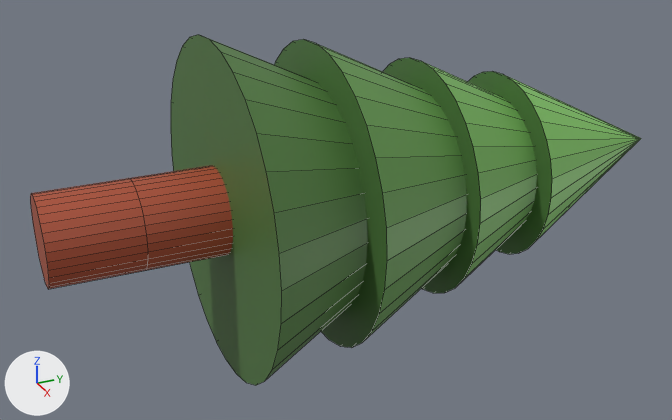
Two versions of the FBX model Pokemon/Assets/modeller/snow tree.fbx, one commit apart.
Rendered twice from a 50 mm lens placed at (18.47, -2.04, 10.8), pointed at (-0.21, 6.37, 1.46). The axes (+X, +Y, +Z) are drawn at lower left. The lights are the same throughout. Mesh edges are drawn as thin lines. Where no turn or scale is listed for an object, it has been applied to the vertices.

Script lines for the objects in view, before the commit:
```python
mat_material_002 = principled_material('Material.002')
mat_material_002.texture = img_træ1_png  # with its transparency
me_cylinder = bpy.data.meshes.new('Cylinder')
me_cylinder.from_pydata(...)  # 228 vertices, 198 faces; spans x -4.0..3.9, y -0.4..15.5, z -3.9..4.0
me_cylinder.materials.append(mat_material_002)  # picture img_træ1_png
ob_cylinder = bpy.data.objects.new('Cylinder', me_cylinder)
ob_cylinder.location = (0.0, -0.08, 2.03)
```
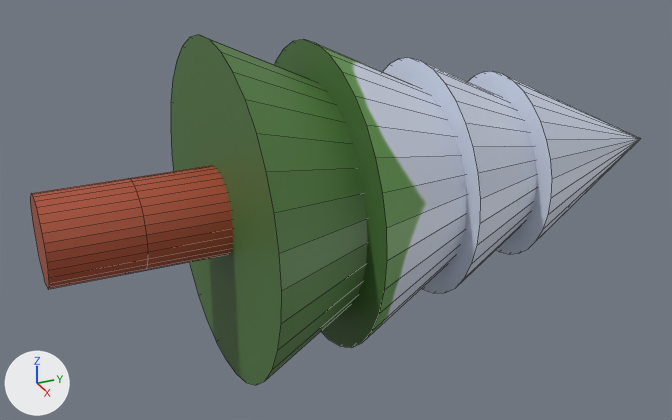
Location of each change, (x1, y1, x2, y2) in pixels of the pictures (672 x 420 px):
'Cylinder', surface changed (green to grey): (349, 58, 641, 324) in both

Diff of the bpy script that builds the scene:
```diff
--- a/Pokemon/Assets/modeller/snow tree.fbx.py
+++ b/Pokemon/Assets/modeller/snow tree.fbx.py
@@ img_træ_snow_png @@
+img_træ_snow_png = load_image('træ snow.png', '_unpacked/tr__snow.png', 1024, 1024, 'sRGB')
@@ mat_material_002 @@
 mat_material_002 = principled_material('Material.002')
-mat_material_002.texture = img_træ1_png  # with its transparency
+mat_material_002.texture = img_træ_snow_png  # with its transparency
```
